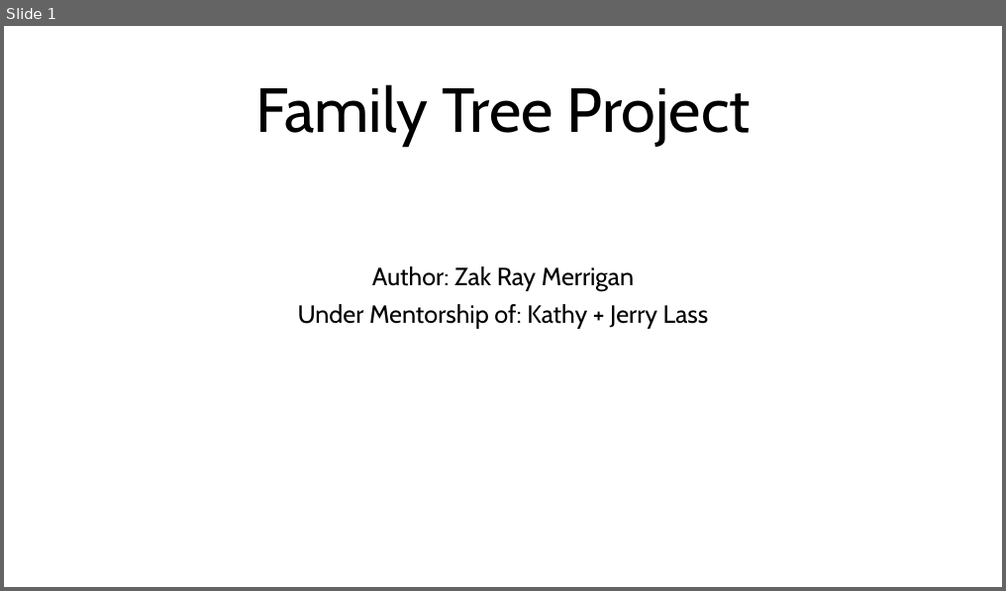
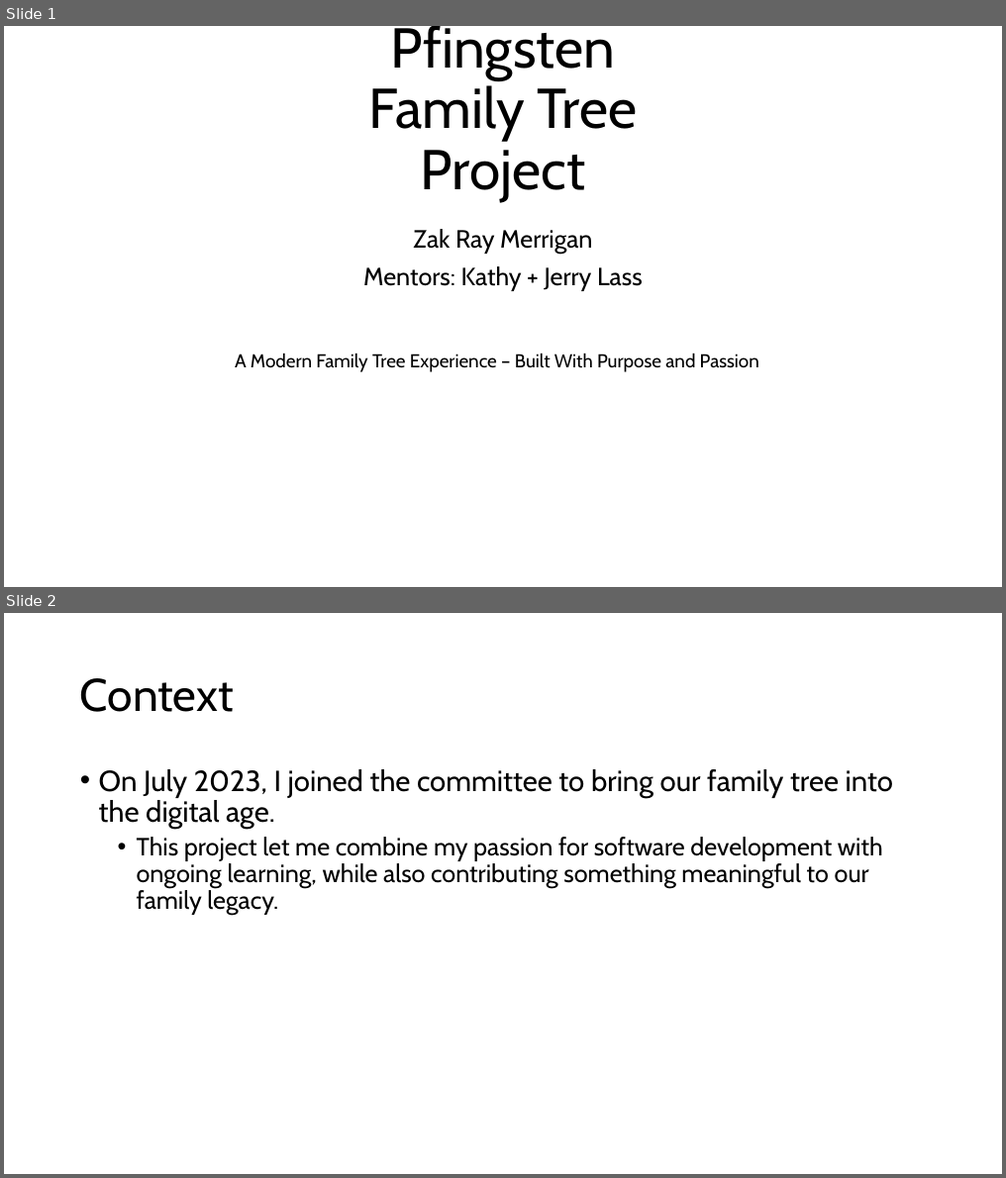
Before and after one commit to Zakttack/FamilyTreeProject, a slide deck: Resources/Family Tree Project Checkpoint Presentation.pptx. Shown one above the other, each under a label of ours: slide 1 before the commit, slides 1 and 2 after it. The pictures are 1006x591 and 1006x1178 pixels, drawn with LibreOffice and Linux fonts; fonts in the diff are those of the drawing. Boxes give left, top, right and bottom in pixels: in the first picture for what was removed or moved away, otherwise in the second. Text is boxed around its words. In the diff, an @@ line names an element or a change of style, - is before the commit and + after.

```diff
--- a/Resources/Family Tree Project Checkpoint Presentation.pptx
+++ b/Resources/Family Tree Project Checkpoint Presentation.pptx
@@ slide 2 added at bbox=[4, 613, 1002, 1174], background #FFFFFF @@
@@ title added at bbox=[80, 678, 234, 712], 44 pt, text #000000 @@
+Context
@@ text added at bbox=[99, 769, 893, 915], 24 pt, text #000000 @@
+• On July 2023, I joined the committee to bring our family tree into the digital age.
+  • This project let me combine my passion for software development with ongoing learning, while also contributing something meaningful to our family legacy.
@@ slide 1 changed as well @@
@@ title at bbox=[369, 26, 637, 202]: text changed; size 60 to 54 pt @@
-Family Tree Project
+Pfingsten
+Family Tree Project
@@ subtitle at bbox=[363, 229, 643, 291]: text changed @@
-Author: Zak Ray Merrigan
-Under Mentorship of: Kathy + Jerry Lass
+Zak Ray Merrigan
+Mentors: Kathy + Jerry Lass
@@ text added at bbox=[235, 353, 759, 372], 18 pt, text #000000 @@
+A Modern Family Tree Experience – Built With Purpose and Passion
```
Also in this commit, not shown: 1 other slide changed, 3 other slides added.
